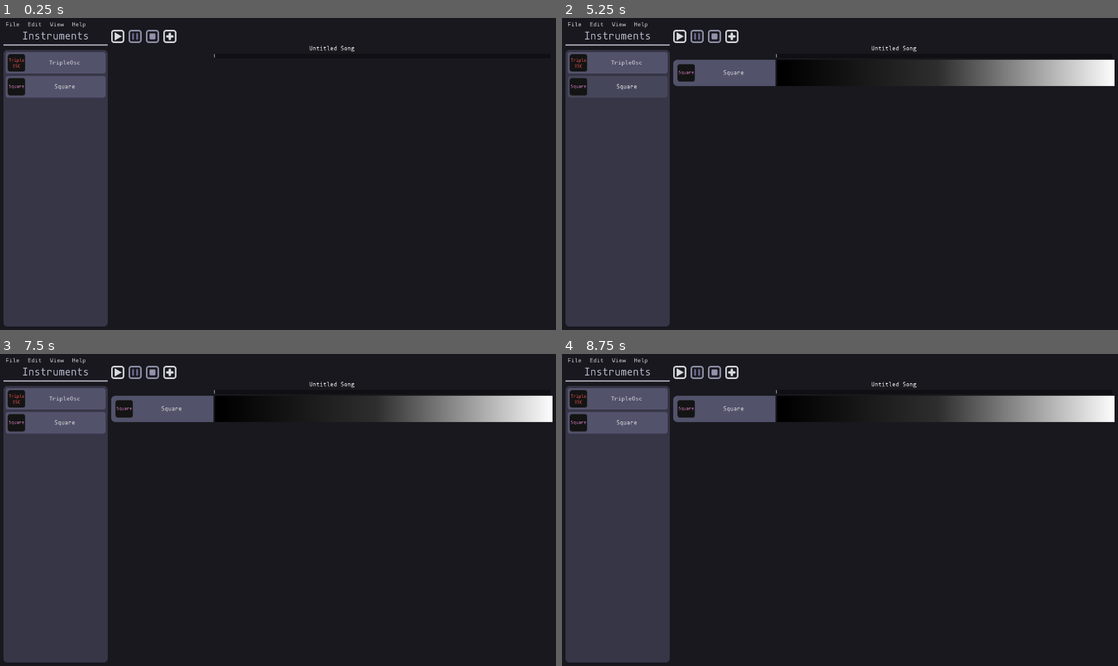
Above: before the commit, frames 1-4 (two rows, left to right).
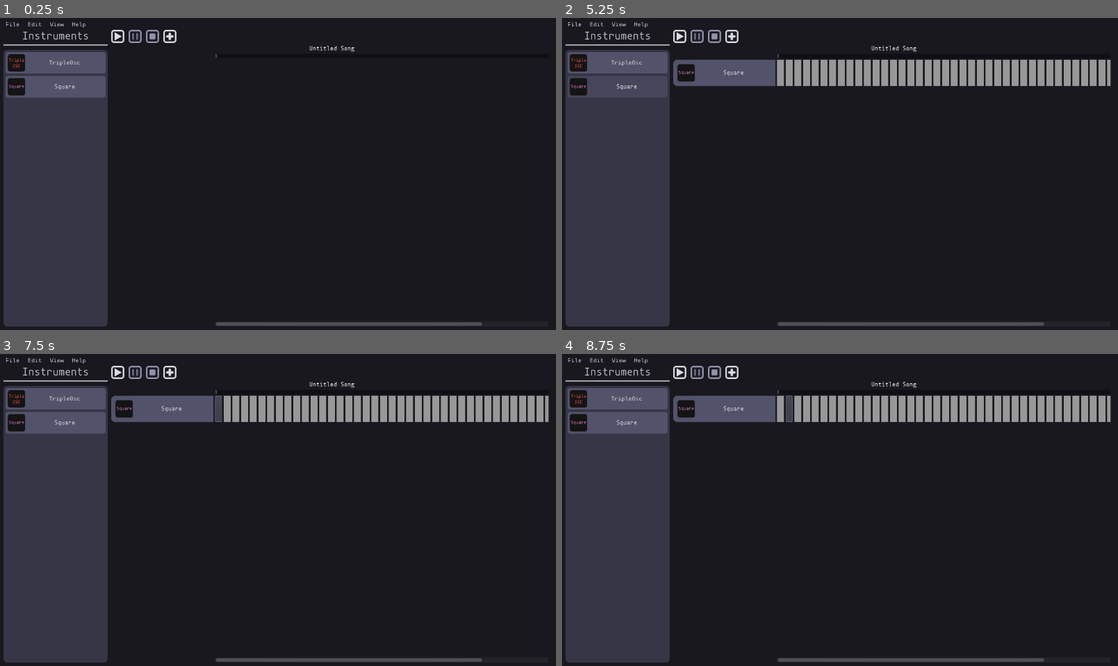
Above: after the commit, the same moments.

Repository: QuadCubedStudios/GoDAW
Game: Godot game, scene res://Main.tscn
The game is run twice, just before and just after one commit, with the same random seed, the same clock (stepped at 60 frames per second) and the same inputs.
Inputs (mouse positions are in pixels of both pictures, inside the frame that each line leads up to):
- Up to frame 1 (0.25 s): no input
- Up to frame 2 (5.25 s): click (678, 36) at 0.5 s; click (678, 36) at 1.25 s; click "File" at 2 s; click "Edit" at 2.75 s; click "View" at 3.5 s; click "TripleOsc" at 4.25 s; click "Square" at 5 s
- Up to frame 3 (7.5 s): click (172, 372) at 5.75 s; click "Square" at 6.5 s; click (216, 410) at 7.27 s
- Up to frame 4 (8.75 s): click (789, 410) at 8.02 s

The runs differ from the first frame. In frame 1, 0.5% of the frame differs, in the area x 38-87%, y 11-99%; in frame 2, 4.8%, in the area x 38-100%, y 11-99%; in frame 3, 4.8%; in frame 4, 4.8%.

Commit message:
scroll & delete tracks

Diff:
--- a/Panels/SongEditor/InstrumentTrack.gd
+++ b/Panels/SongEditor/InstrumentTrack.gd
@@ -1,14 +1,38 @@
 extends Control
 
+export var scroll = 0 setget set_scroll
+
+var instrument_toggle : ToolButton
+
+onready var segments = $HBoxContainer/ScrollView/Segments
+onready var delete_confirm = $DeleteConfirm
+
+func set_scroll(val):
+	if val >= 0:
+		segments.set_position(Vector2(-val*10, 0))
+	scroll = val
 
 func set_instrument(icon: Texture, instrument_name: String) -> void:
-	var instrument_toggle = $HBoxContainer/InstrumentToggle
+	instrument_toggle = $HBoxContainer/InstrumentToggle
 	instrument_toggle.icon = icon
 	instrument_toggle.text = (instrument_name if instrument_name.length() <= 20
 								else instrument_name.substr(0, 17) + "...")
 
+func _ready():
+	for i in range(100):
+		segments.add_child(Button.new())
 
 func _on_Segments_gui_input(event):
 	if event is InputEventMouseButton:
 		if event.doubleclick:
 			$Panel.visible = !$Panel.visible
+
+func _on_InstrumentToggle_gui_input(event):
+	if event is InputEventMouseButton:
+		if event.button_index == 2 && event.pressed:
+			delete_confirm.dialog_text = (
+				"Are you sure you want to delete track " + instrument_toggle.text)
+			delete_confirm.popup_centered()
+
+func _on_DeleteConfirm_confirmed():
+	queue_free()
--- a/Panels/SongEditor/InstrumentTrack.tscn
+++ b/Panels/SongEditor/InstrumentTrack.tscn
@@ -1,28 +1,24 @@
-[gd_scene load_steps=7 format=2]
+[gd_scene load_steps=5 format=2]
 
 [ext_resource path="res://Theme/Default/default_icon.png" type="Texture" id=1]
 [ext_resource path="res://Panels/SongEditor/InstrumentTrack.gd" type="Script" id=2]
 
-[sub_resource type="Gradient" id=2]
-offsets = PoolRealArray( 0, 0.476821, 1 )
-colors = PoolColorArray( 0, 0, 0, 1, 0.18543, 0.18543, 0.18543, 1, 1, 1, 1, 1 )
-
-[sub_resource type="GradientTexture" id=3]
-gradient = SubResource( 2 )
-width = 1680
-
-[sub_resource type="DynamicFontData" id=1]
+[sub_resource type="DynamicFontData" id=4]
 font_path = "res://Theme/Default/mononoki-Regular Nerd Font Complete Mono.ttf"
 
-[sub_resource type="DynamicFont" id=4]
+[sub_resource type="DynamicFont" id=5]
 size = 48
 use_mipmaps = true
 use_filter = true
-font_data = SubResource( 1 )
+font_data = SubResource( 4 )
 
 [node name="InstrumentTrack" type="VBoxContainer"]
 anchor_right = 1.0
 anchor_bottom = 1.0
+margin_left = -1.78033
+margin_top = -4.22498
+margin_right = -1.78027
+margin_bottom = -4.22498
 script = ExtResource( 2 )
 __meta__ = {
 "_edit_use_anchors_": false
@@ -30,11 +26,11 @@
 
 [node name="HBoxContainer" type="HBoxContainer" parent="."]
 margin_right = 1280.0
-margin_bottom = 56.0
+margin_bottom = 48.0
 
 [node name="InstrumentToggle" type="ToolButton" parent="HBoxContainer"]
 margin_right = 235.0
-margin_bottom = 56.0
+margin_bottom = 48.0
 rect_min_size = Vector2( 235, 0 )
 focus_mode = 0
 enabled_focus_mode = 0
@@ -51,36 +47,26 @@
 "_edit_use_anchors_": false
 }
 
-[node name="Segments" type="VBoxContainer" parent="HBoxContainer"]
+[node name="ScrollView" type="Control" parent="HBoxContainer"]
 margin_left = 239.0
-margin_right = 1280.0
-margin_bottom = 56.0
+margin_right = 1271.0
+margin_bottom = 48.0
+rect_clip_content = true
 size_flags_horizontal = 3
-size_flags_vertical = 3
+
+[node name="Segments" type="HBoxContainer" parent="HBoxContainer/ScrollView"]
+anchor_right = 1.0
+anchor_bottom = 1.0
+size_flags_horizontal = 3
 __meta__ = {
 "_edit_use_anchors_": false
 }
 
-[node name="ScrollContainer" type="ScrollContainer" parent="HBoxContainer/Segments"]
-margin_right = 1041.0
-margin_bottom = 56.0
-size_flags_horizontal = 3
-size_flags_vertical = 3
-scroll_vertical_enabled = false
-
-[node name="HBoxContainer" type="HBoxContainer" parent="HBoxContainer/Segments/ScrollContainer"]
-margin_right = 1041.0
-margin_bottom = 56.0
-size_flags_horizontal = 3
-size_flags_vertical = 3
-
-[node name="TextureRect" type="TextureRect" parent="HBoxContainer/Segments/ScrollContainer/HBoxContainer"]
-margin_right = 1041.0
-margin_bottom = 56.0
-rect_min_size = Vector2( 0, 56 )
-size_flags_horizontal = 3
-texture = SubResource( 3 )
-expand = true
+[node name="Space" type="Control" parent="HBoxContainer"]
+margin_left = 1275.0
+margin_right = 1280.0
+margin_bottom = 48.0
+rect_min_size = Vector2( 5, 0 )
 
 [node name="Panel" type="Panel" parent="."]
 visible = false
@@ -101,4 +87,11 @@
 "_edit_use_anchors_": false
 }
 
-[connection signal="gui_input" from="HBoxContainer/Segments/ScrollContainer" to="." method="_on_Segments_gui_input"]
+[node name="DeleteConfirm" type="ConfirmationDialog" parent="."]
+margin_top = 52.0
+margin_right = 200.0
+margin_bottom = 122.0
+size_flags_horizontal = 0
+
+[connection signal="gui_input" from="HBoxContainer/InstrumentToggle" to="." method="_on_InstrumentToggle_gui_input"]
+[connection signal="confirmed" from="DeleteConfirm" to="." method="_on_DeleteConfirm_confirmed"]
--- a/Panels/SongEditor/SongEditor.gd
+++ b/Panels/SongEditor/SongEditor.gd
@@ -1,14 +1,21 @@
 extends VBoxContainer
 
 var InstrumentTrack = preload("./InstrumentTrack.tscn")
+
+onready var tracks = $ScrollContainer/Tracks
 
 # Takes a Button since it conveniently sends an icon and message
 func add_track(instrument: Button):
 	var inst = InstrumentTrack.instance()
 	inst.set_instrument(instrument.icon, instrument.text)
-	$ScrollContainer/Tracks.add_child(inst)
+	tracks.add_child(inst)
 #	inst.size_flags_horizontal |= SIZE_FILL
 #	inst.rect_min_size.x = 192
 
 func _on_InstrumentsPanel_instrument_chosen(instrument) -> void:
 	add_track(instrument)
+
+
+func _on_HScrollBar_value_changed(value):
+	for track in tracks.get_children():
+		track.scroll = value
--- a/Panels/SongEditor/SongEditor.tscn
+++ b/Panels/SongEditor/SongEditor.tscn
@@ -23,48 +23,82 @@
 text = "Untitled Song"
 align = 1
 
-[node name="Control" type="Control" parent="."]
+[node name="Timeline" type="HBoxContainer" parent="."]
 margin_top = 18.0
 margin_right = 1280.0
 margin_bottom = 28.0
-rect_min_size = Vector2( 0, 10 )
 __meta__ = {
 "_edit_use_anchors_": false
 }
 
-[node name="ColorRect" type="ColorRect" parent="Control"]
-anchor_right = 1.0
-anchor_bottom = 1.0
-margin_left = 235.0
-margin_right = -5.0
+[node name="Space" type="Control" parent="Timeline"]
+margin_right = 235.0
+margin_bottom = 10.0
+rect_min_size = Vector2( 235, 0 )
+
+[node name="Timeline" type="ColorRect" parent="Timeline"]
+margin_left = 239.0
+margin_right = 1271.0
+margin_bottom = 10.0
 rect_min_size = Vector2( 750, 10 )
+size_flags_horizontal = 3
 color = Color( 0.0666667, 0.0666667, 0.0823529, 1 )
 __meta__ = {
 "_edit_use_anchors_": false
 }
 
-[node name="HBoxContainer" type="HBoxContainer" parent="Control/ColorRect"]
+[node name="HBoxContainer" type="HBoxContainer" parent="Timeline/Timeline"]
 anchor_right = 1.0
 anchor_bottom = 1.0
 __meta__ = {
 "_edit_use_anchors_": false
 }
 
-[node name="Label" type="Label" parent="Control/ColorRect/HBoxContainer"]
+[node name="Label" type="Label" parent="Timeline/Timeline/HBoxContainer"]
 margin_right = 5.0
 margin_bottom = 11.0
 custom_fonts/font = SubResource( 1 )
 text = "1"
 
+[node name="Space2" type="Control" parent="Timeline"]
+margin_left = 1275.0
+margin_right = 1280.0
+margin_bottom = 10.0
+rect_min_size = Vector2( 5, 0 )
+
 [node name="ScrollContainer" type="ScrollContainer" parent="."]
 margin_top = 32.0
 margin_right = 1280.0
-margin_bottom = 720.0
+margin_bottom = 704.0
 size_flags_vertical = 3
-scroll_horizontal_enabled = false
 
 [node name="Tracks" type="VBoxContainer" parent="ScrollContainer"]
 margin_right = 1280.0
-margin_bottom = 688.0
+margin_bottom = 672.0
 size_flags_horizontal = 3
 size_flags_vertical = 3
+
+[node name="Scrollbar" type="HBoxContainer" parent="."]
+margin_top = 708.0
+margin_right = 1280.0
+margin_bottom = 720.0
+
+[node name="Space" type="Control" parent="Scrollbar"]
+margin_right = 235.0
+margin_bottom = 12.0
+rect_min_size = Vector2( 235, 0 )
+
+[node name="HScrollBar" type="HScrollBar" parent="Scrollbar"]
+margin_left = 239.0
+margin_right = 1271.0
+margin_bottom = 12.0
+size_flags_horizontal = 3
+page = 80.0
+
+[node name="Space2" type="Control" parent="Scrollbar"]
+margin_left = 1275.0
+margin_right = 1280.0
+margin_bottom = 12.0
+rect_min_size = Vector2( 5, 0 )
+
+[connection signal="value_changed" from="Scrollbar/HScrollBar" to="." method="_on_HScrollBar_value_changed"]
Not shown: 1 places in Panels/SongEditor/InstrumentTrack.tscn that only renumber resources
